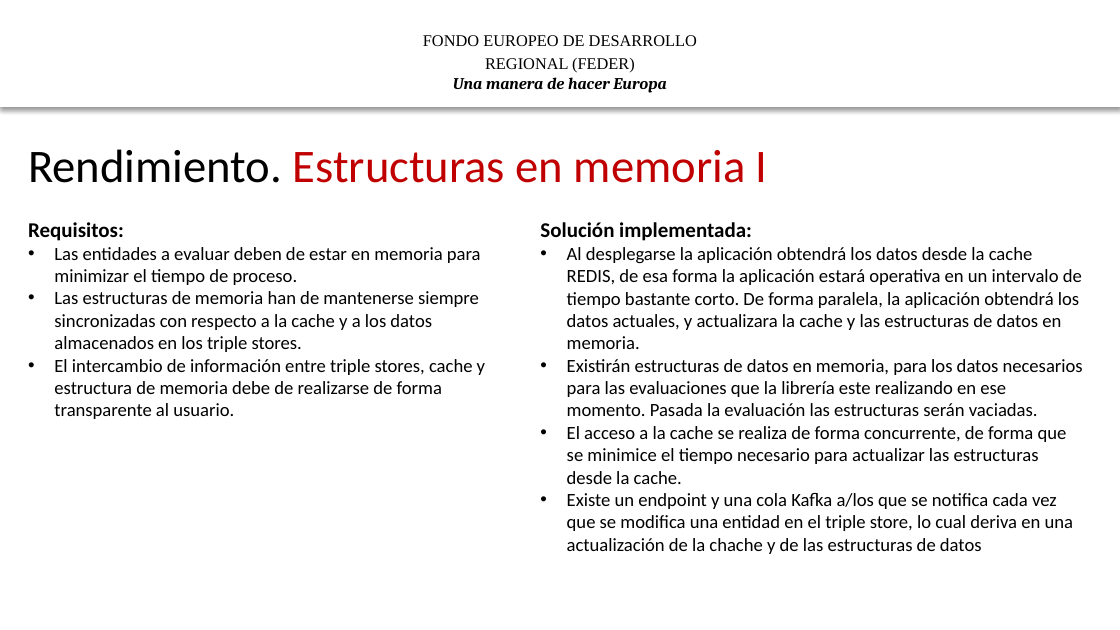
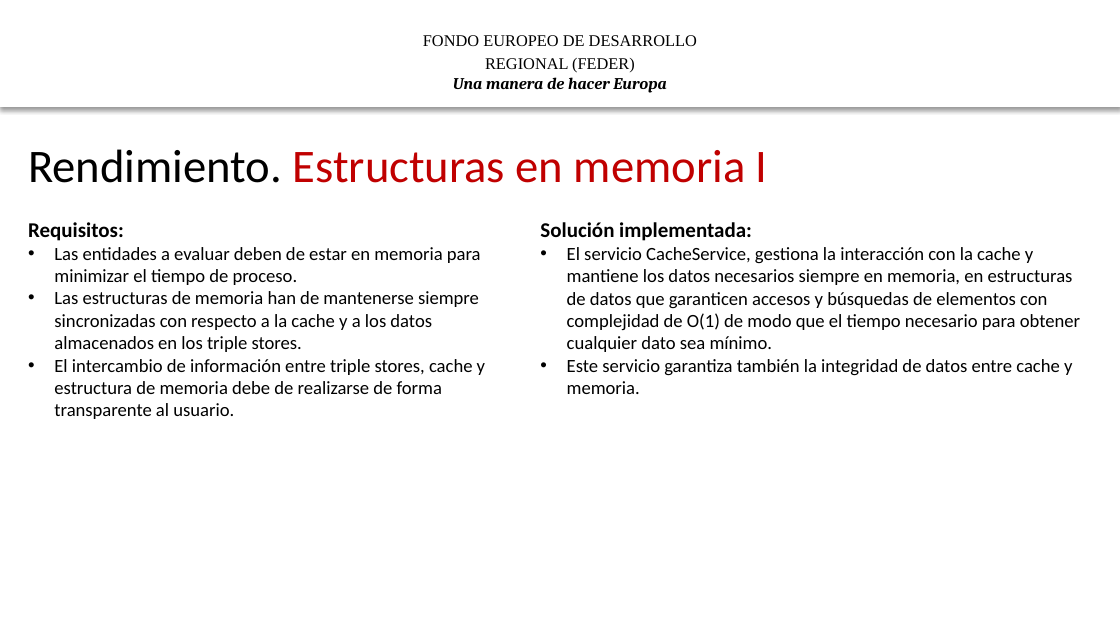
Before and after one commit to HerculesCRUE/ib-asio-docs-, a slide deck: slide 19 of 28-Material_de_formación/Formación Federación y Descubrimiento/II Descripción de bajo nivel de la lirería de descubrimiento .pptx (slide 12 before the commit). Drawn at 1120x630 pixels with LibreOffice and Linux fonts; fonts in the diff are those of the drawing; background and template pictures are left out. Boxes give left, top, right and bottom in pixels: in the first picture for what was removed or moved away, otherwise in the second. Text is boxed around its words. In the diff, an @@ line names an element or a change of style, - is before the commit and + after.

```diff
--- a/28-Material_de_formación/Formación Federación y Descubrimiento/II Descripción de bajo nivel de la lirería de descubrimiento .pptx
+++ b/28-Material_de_formación/Formación Federación y Descubrimiento/II Descripción de bajo nivel de la lirería de descubrimiento .pptx
@@ text at [567,247,1080,394]: text changed @@
-• Al desplegarse la aplicación obtendrá los datos desde la cache REDIS, de esa forma la aplicación estará operativa en un intervalo de tiempo bastante corto. De forma paralela, la aplicación obtendrá los datos actuales, y actualizara la cache y las estructuras de datos en memoria.
-• Existirán estructuras de datos en memoria, para los datos necesarios para las evaluaciones que la librería este realizando en ese momento. Pasada la evaluación las estructuras serán vaciadas.
-• El acceso a la cache se realiza de forma concurrente, de forma que se minimice el tiempo necesario para actualizar las estructuras desde la cache.
-• Existe un endpoint y una cola Kafka a/los que se notifica cada vez que se modifica una entidad en el triple store, lo cual deriva en una actualización de la chache y de las estructuras de datos
+• El servicio CacheService, gestiona la interacción con la cache y mantiene los datos necesarios siempre en memoria, en estructuras de datos que garanticen accesos y búsquedas de elementos con complejidad de O(1) de modo que el tiempo necesario para obtener cualquier dato sea mínimo.
+• Este servicio garantiza también la integridad de datos entre cache y memoria.
```
Also in this commit, not shown: 10 other slides changed, 8 slides added, 1 slide removed, 19 other files.
